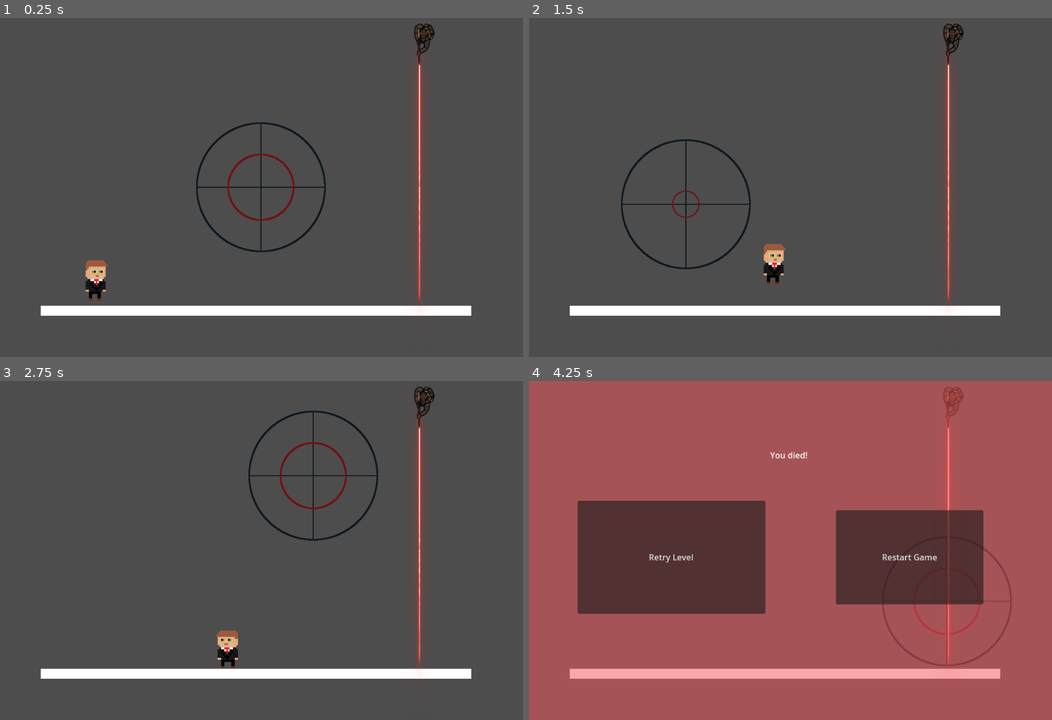
Above: before the commit, frames 1-4 (two rows, left to right).
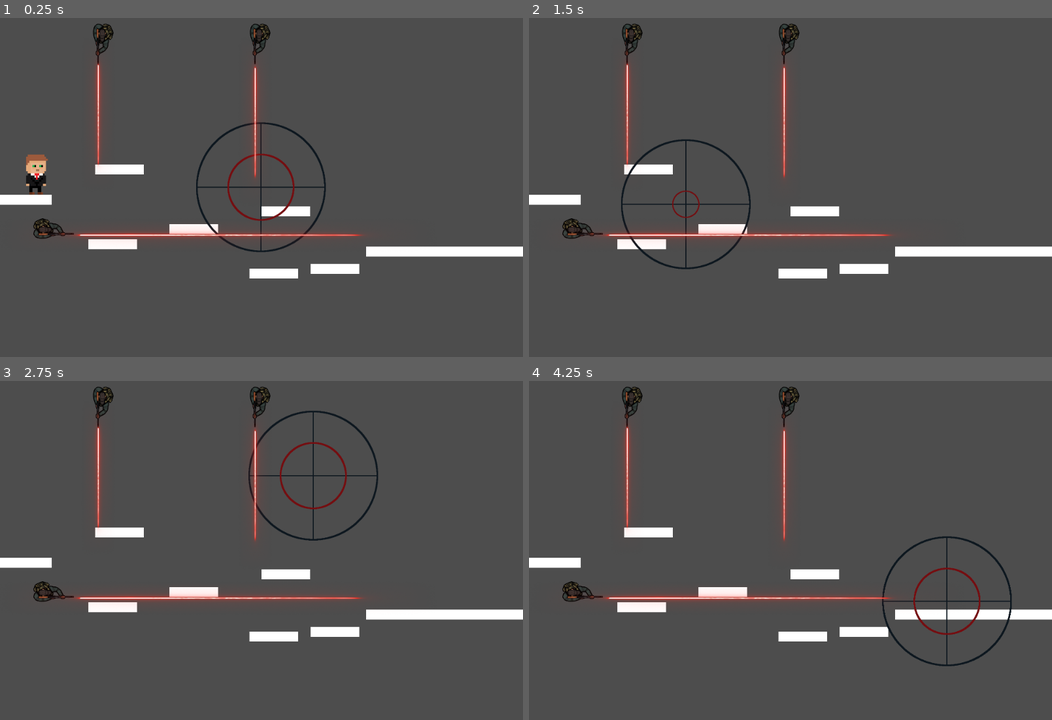
Above: after the commit, the same moments.

Repository: azsocha/Protect-the-VIP
Game: Godot game, scene res://Level3.tscn
The game is run twice, just before and just after one commit, with the same random seed, the same clock (stepped at 60 frames per second) and the same inputs. This scene is started directly instead of the project's main scene. The engine's default icon, where the game draws it, is replaced by a stand-in: a white triangle on a blue panel in a dark square.
Inputs (mouse positions are in pixels of both pictures, inside the frame that each line leads up to):
- Up to frame 1 (0.25 s): no input
- Up to frame 2 (1.5 s): move the mouse to (905, 170) at 0.52 s; hold Right (move_right) from 0.53 s (still down); click (905, 170) at 0.6 s; tap Space (jump) at 0.77 s; move the mouse to (685, 204) at 1.27 s; click (685, 204) at 1.35 s
- Up to frame 3 (2.75 s): tap Space (jump) at 1.52 s; move the mouse to (313, 475) at 2.02 s; release Right (move_right) at 2.03 s; hold A (move_left) from 2.03 s (still down); click (313, 475) at 2.1 s
- Up to frame 4 (4.25 s): move the mouse to (764, 618) at 2.77 s; release A (move_left) at 2.78 s; hold Right (move_right) from 2.78 s (still down); click (764, 618) at 2.85 s; tap Space (jump) at 3.02, 3.77 s; move the mouse to (947, 601) at 3.52 s; click (947, 601) at 3.6 s

The runs differ from the first frame. In frame 1, 9.6% of the frame differs, in the area x 0-100%, y 1-88%; in frame 2, 9.2%; in frame 3, 9.2%; in frame 4, 99%, in the area x 0-100%, y 0-100%.

Commit message:
Level 3 Change

Diff:
--- a/team-3-final-project/Level3.tscn
+++ b/team-3-final-project/Level3.tscn
@@ -11,24 +11,90 @@
 script = ExtResource("1_c5y8f")
 
 [node name="platform" parent="." instance=ExtResource("1_vav1c")]
-position = Vector2(80, 551)
+position = Vector2(-722, 339)
+scale = Vector2(4.38889, 1)
+
+[node name="platform2" parent="." instance=ExtResource("1_vav1c")]
+position = Vector2(182, 281)
+scale = Vector2(0.5, 1)
+
+[node name="platform3" parent="." instance=ExtResource("1_vav1c")]
+position = Vector2(169, 424)
+scale = Vector2(0.5, 1)
+
+[node name="platform4" parent="." instance=ExtResource("1_vav1c")]
+position = Vector2(324, 395)
+scale = Vector2(0.5, 1)
+
+[node name="platform5" parent="." instance=ExtResource("1_vav1c")]
+position = Vector2(500, 361)
+scale = Vector2(0.5, 1)
+
+[node name="platform6" parent="." instance=ExtResource("1_vav1c")]
+position = Vector2(477, 480)
+scale = Vector2(0.5, 1)
+
+[node name="platform8" parent="." instance=ExtResource("1_vav1c")]
+position = Vector2(594, 471)
+scale = Vector2(0.5, 1)
+
+[node name="platform7" parent="." instance=ExtResource("1_vav1c")]
+position = Vector2(702, 438)
 scale = Vector2(4.38889, 1)
 
 [node name="player" parent="." instance=ExtResource("2_f1xfl")]
-position = Vector2(182, 475)
+position = Vector2(68, 301)
 scale = Vector2(0.526316, 0.529412)
 
 [node name="player_2" parent="." instance=ExtResource("3_misgn")]
 position = Vector2(310, 227)
 
 [node name="Sniper" parent="." instance=ExtResource("4_nivxa")]
-position = Vector2(814, 47)
+position = Vector2(500, 47)
+
+[node name="Sprite2D" parent="Sniper" index="0"]
+position = Vector2(502.109, 46.3042)
+scale = Vector2(0.559104, 0.225995)
+
+[node name="CollisionShape2D" parent="Sniper/StaticBody2D" index="0"]
+position = Vector2(-19.8358, 27.4216)
+
+[node name="Sniper2" parent="." instance=ExtResource("4_nivxa")]
+position = Vector2(200, 47)
+
+[node name="Sprite2D" parent="Sniper2" index="0"]
+position = Vector2(453.563, 46.3042)
+scale = Vector2(0.508535, 0.225995)
+
+[node name="CollisionShape2D" parent="Sniper2/StaticBody2D" index="0"]
+position = Vector2(-19.8358, 27.4216)
+
+[node name="Sniper3" parent="." instance=ExtResource("4_nivxa")]
+position = Vector2(100, 400)
+rotation = 0.0
+
+[node name="Sprite2D" parent="Sniper3" index="0"]
+position = Vector2(1053.45, 57.9553)
+scale = Vector2(1.43739, 0.225995)
+
+[node name="CollisionShape2D" parent="Sniper3/StaticBody2D" index="0"]
+position = Vector2(-19.8358, 27.4216)
 
 [node name="dead" parent="." instance=ExtResource("5_krjdo")]
+offset_left = 1058.0
+offset_top = -3.0
+offset_right = 1058.0
+offset_bottom = -3.0
 
 [connection signal="Level3" from="." to="player_2" method="lastLevelAmmo"]
 [connection signal="died" from="player" to="dead" method="_on_area_2d_died"]
 [connection signal="died" from="Sniper/Sprite2D/Area2D" to="player" method="_on_area_2d_died"]
 [connection signal="died" from="Sniper/Sprite2D/Area2D" to="dead" method="_on_area_2d_died"]
+[connection signal="died" from="Sniper2/Sprite2D/Area2D" to="player" method="_on_area_2d_died"]
+[connection signal="died" from="Sniper2/Sprite2D/Area2D" to="dead" method="_on_area_2d_died"]
+[connection signal="died" from="Sniper3/Sprite2D/Area2D" to="player" method="_on_area_2d_died"]
+[connection signal="died" from="Sniper3/Sprite2D/Area2D" to="dead" method="_on_area_2d_died"]
 
 [editable path="Sniper"]
+[editable path="Sniper2"]
+[editable path="Sniper3"]
